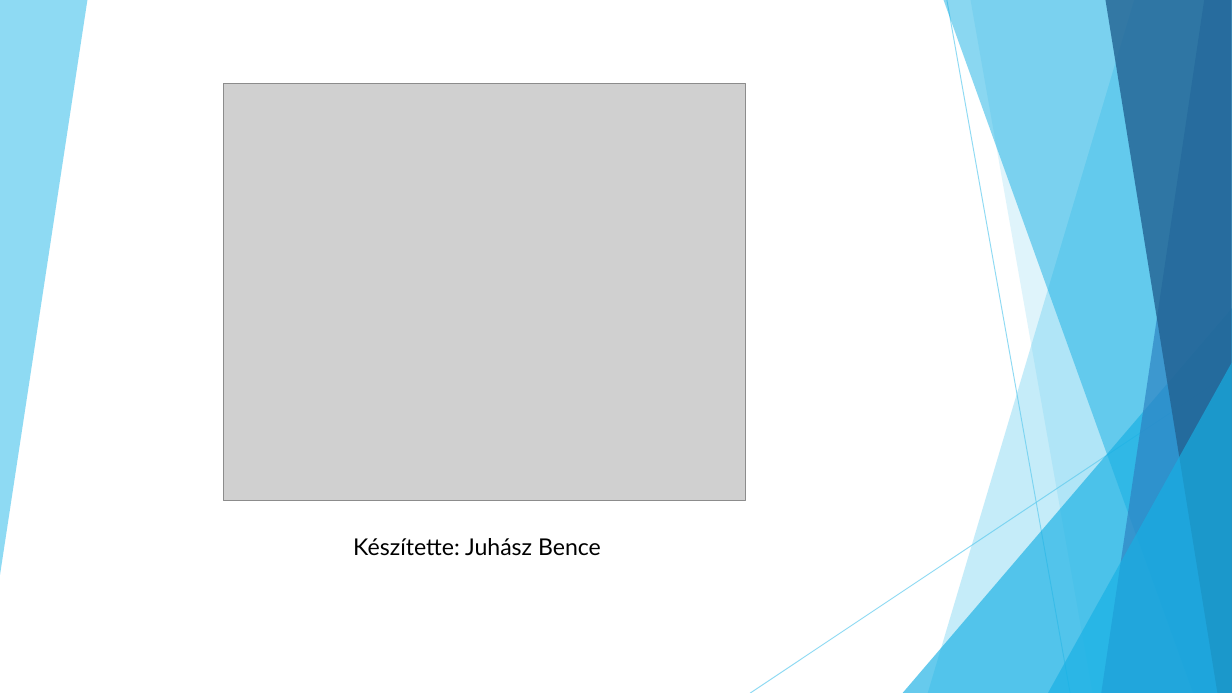
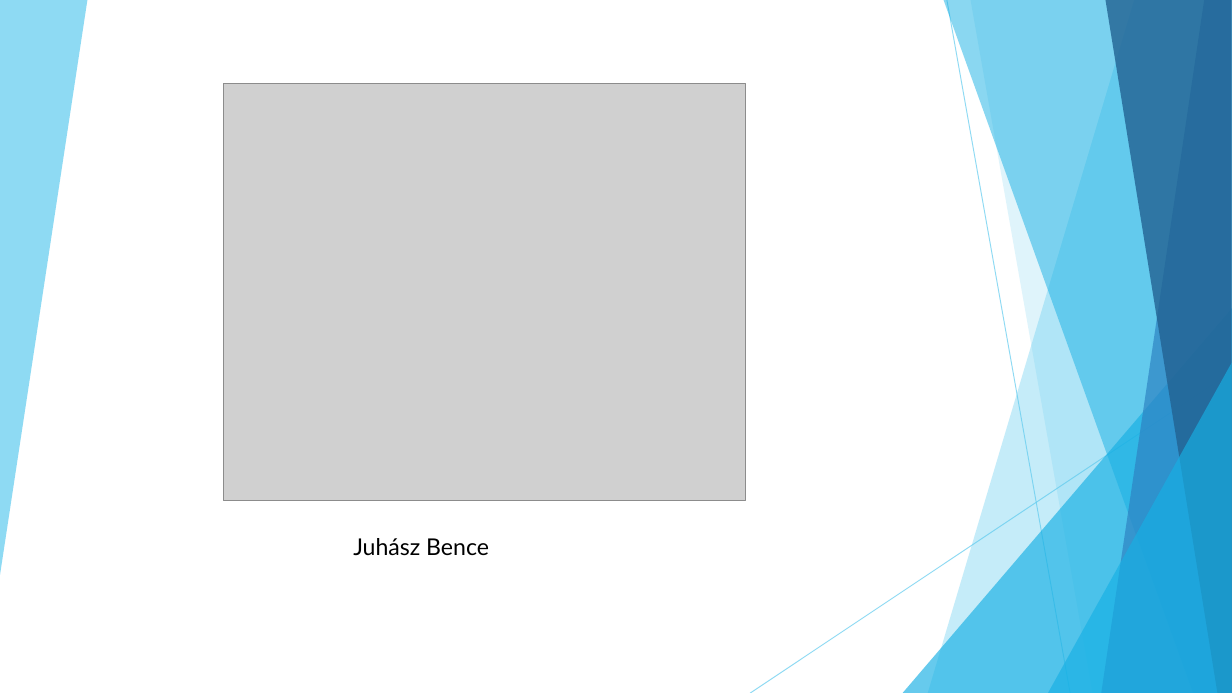
Before and after one commit to jbence1994/Virtual-Receptionist-projection, a slide deck: slide 1 of documentation/VR.pptx. Drawn at 1232x693 pixels with LibreOffice and Linux fonts; fonts in the diff are those of the drawing; grey boxes stand for pictures. Boxes give left, top, right and bottom in pixels: in the first picture for what was removed or moved away, otherwise in the second. Text is boxed around its words. In the diff, an @@ line names an element or a change of style, - is before the commit and + after.

```diff
--- a/documentation/VR.pptx
+++ b/documentation/VR.pptx
@@ text at (353, 538, 489, 556): text changed @@
-Készítette: Juhász Bence
+Juhász Bence
```
Also in this commit, not shown: 2 slides removed.
